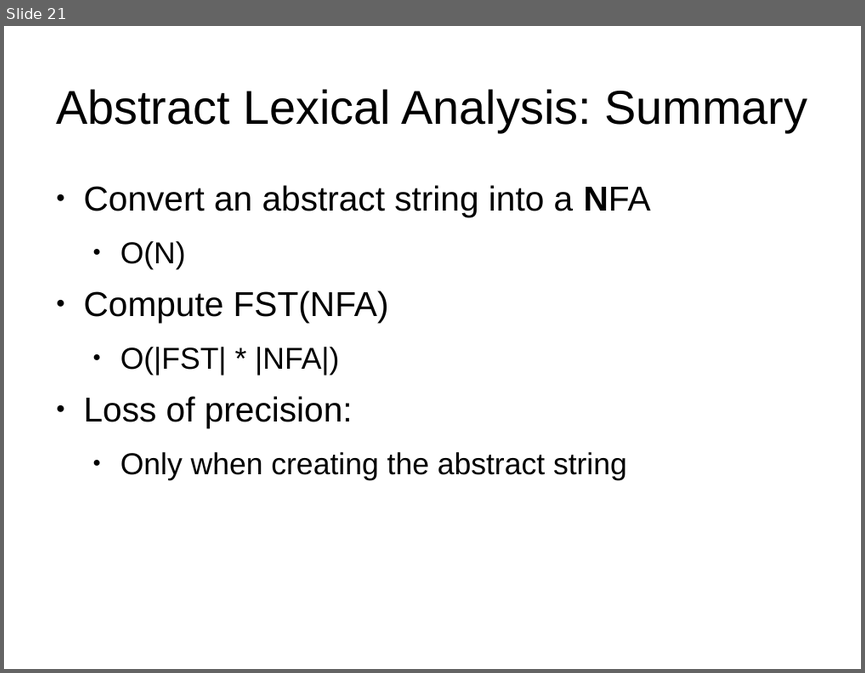
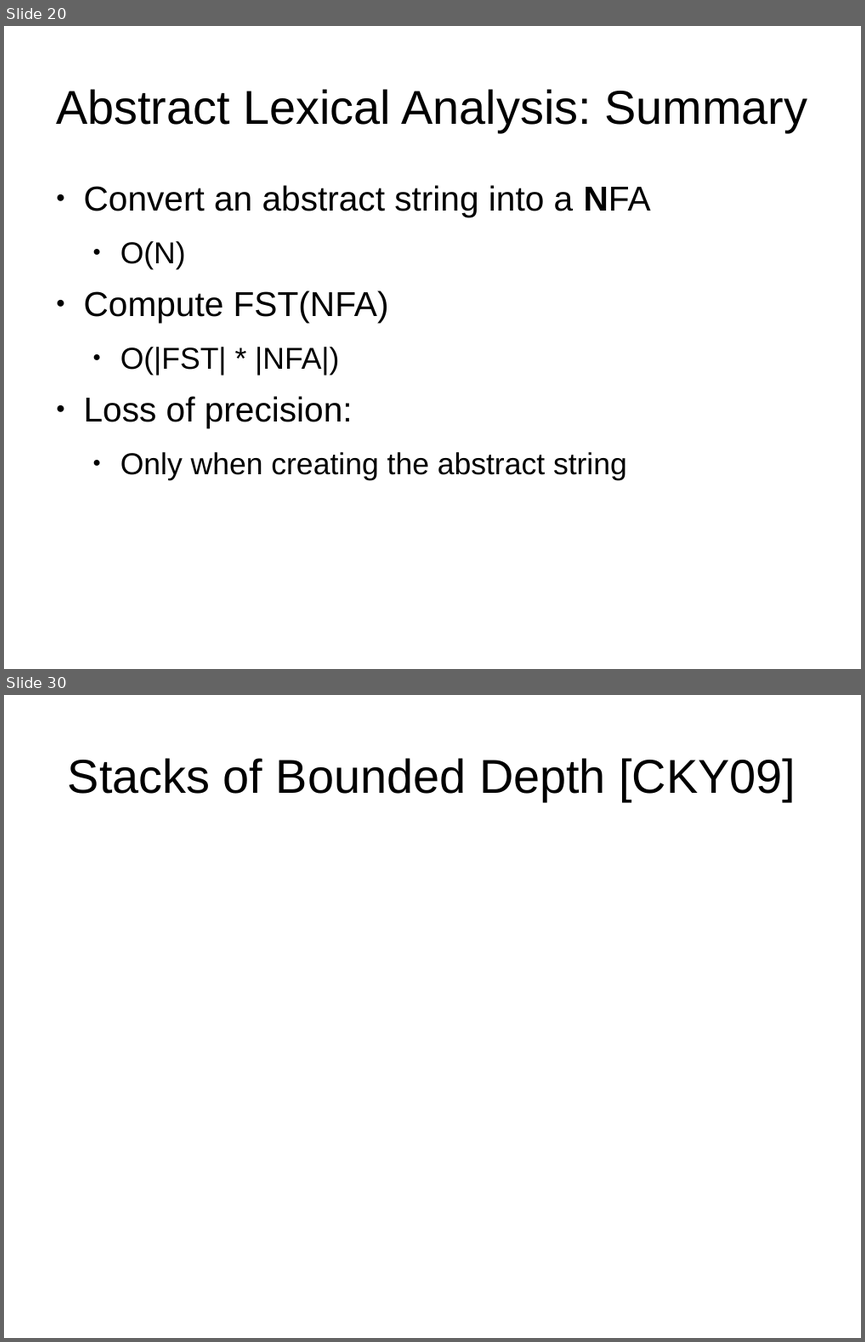
Before and after one commit to abreslav-from-google-code/abreslav, a slide deck: work/PL_Seminar/breslav_abstract_parsing.odp. Shown one above the other, each under a label of ours: slide 21 before the commit, slides 20 and 30 after it; the slides between them are not shown. The pictures are 865x673 and 865x1342 pixels, drawn with LibreOffice and Linux fonts; fonts in the diff are those of the drawing. Boxes give left, top, right and bottom in pixels: in the first picture for what was removed or moved away, otherwise in the second. Text is boxed around its words. In the diff, an @@ line names an element or a change of style, - is before the commit and + after.

```diff
--- a/work/PL_Seminar/breslav_abstract_parsing.odp
+++ b/work/PL_Seminar/breslav_abstract_parsing.odp
@@ slide 30 added at box(4, 695, 861, 1338), background #FFFFFF @@
@@ title added at box(68, 758, 795, 801), 44 pt, text #000000 @@
+Stacks of Bounded Depth [CKY09]
@@ what was slide 21 is now slide 20 @@
```
Also in this commit, not shown: 14 slides changed, 13 other slides added, 2 slides removed.
